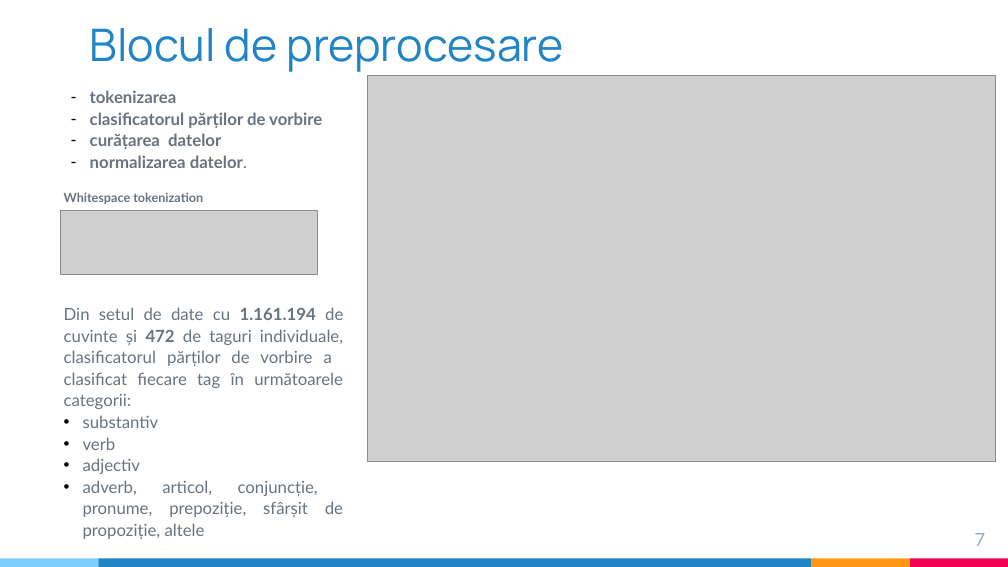
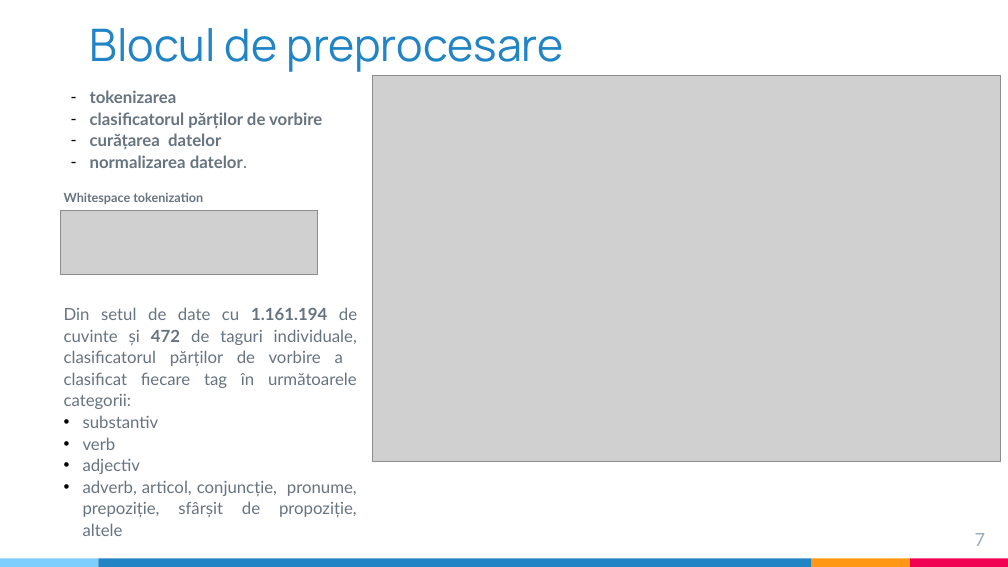
Before and after one commit to ST4NSB/part-of-speech-tagging, a slide deck: slide 7 of docs/pos_tagging_prezentare_Barbulescu.pptx. Drawn at 1008x567 pixels with LibreOffice and Linux fonts; fonts in the diff are those of the drawing; grey boxes stand for pictures. Boxes give left, top, right and bottom in pixels: in the first picture for what was removed or moved away, otherwise in the second. Text is boxed around its words. In the diff, an @@ line names an element or a change of style, - is before the commit and + after.

```diff
--- a/docs/pos_tagging_prezentare_Barbulescu.pptx
+++ b/docs/pos_tagging_prezentare_Barbulescu.pptx
@@ picture: place and size @@
-picture at <box>367,76,995,462</box>
+picture at <box>372,76,1000,462</box>
@@ text "Din setul de date cu ..." rewrapped from <box>64,307,343,539</box> to <box>64,307,357,536</box> @@
```
Also in this commit, not shown: 11 other slides changed.
